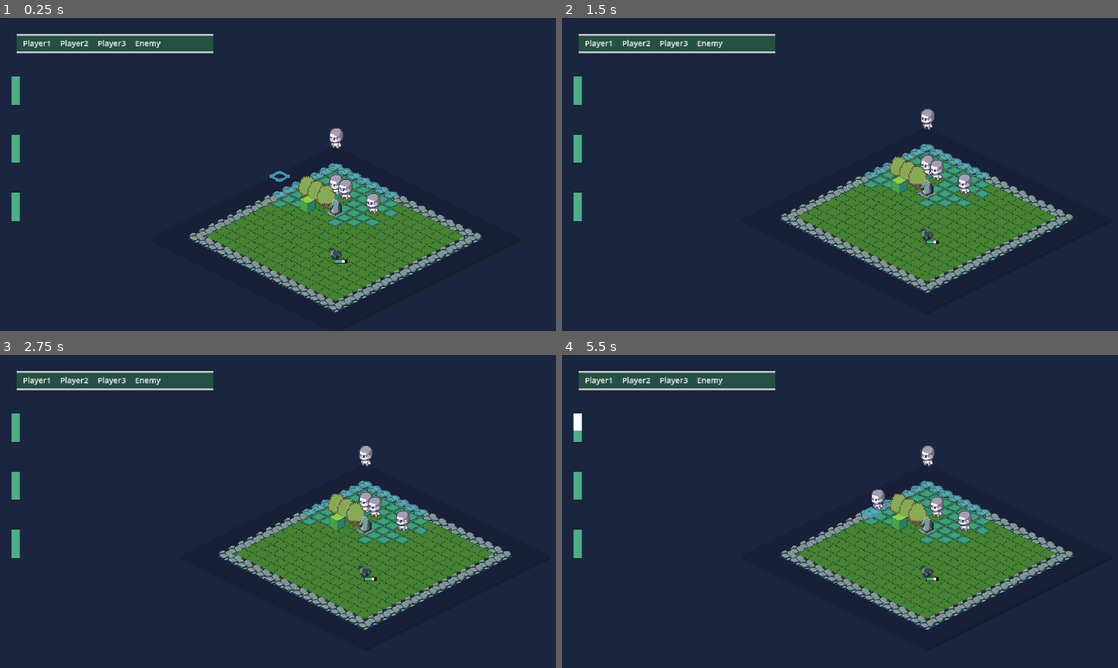
Above: before the commit, frames 1-4 (two rows, left to right).
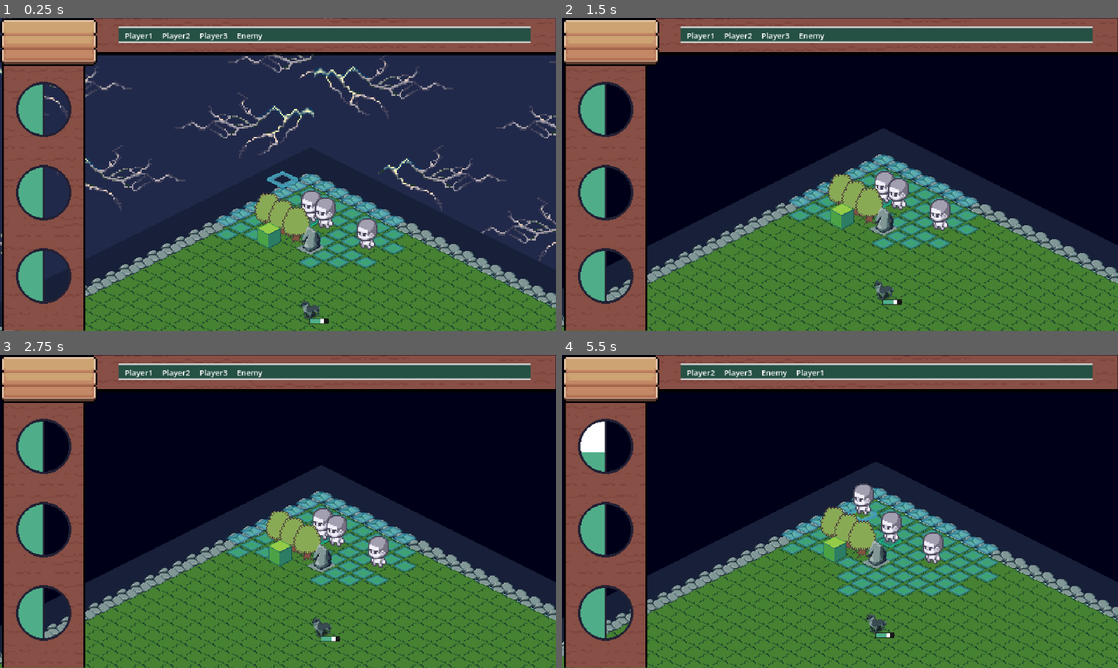
Above: after the commit, the same moments.

Repository: NopeGuy/GodotRTS
Game: Godot game, scene res://main.tscn
Same seed, same stepped clock (60 frames per second), same inputs: the game is played once before the commit and once after it.
Inputs (mouse positions are in pixels of both pictures, inside the frame that each line leads up to):
- Up to frame 1 (0.25 s): no input
- Up to frame 2 (1.5 s): move the mouse to (962, 158) at 0.52 s; click (962, 158) at 0.6 s; move the mouse to (728, 190) at 1.27 s; click (728, 190) at 1.35 s
- Up to frame 3 (2.75 s): move the mouse to (333, 442) at 2.02 s; click (333, 442) at 2.1 s
- Up to frame 4 (5.5 s): move the mouse to (812, 574) at 2.77 s; click (812, 574) at 2.85 s; tap Enter at 3.5, 5 s; move the mouse to (1006, 558) at 3.52 s; click (1006, 558) at 3.6 s; tap Space at 4.25 s; move the mouse to (673, 464) at 4.27 s; click (673, 464) at 4.35 s; move the mouse to (867, 511) at 5.02 s; click (867, 511) at 5.1 s

The runs differ from the first frame. In frame 1, 52% of the frame differs, in the area x 0-100%, y 0-100%; in frame 2, 91%; in frame 3, 91%; in frame 4, 92%.

Commit message:
UI decour

Diff:
--- a/CharacterManager.gd
+++ b/CharacterManager.gd
@@ -4,7 +4,7 @@
 var dead = [] # List of playable characters
 var active_player = null # Reference to the current active player
 var time_passed: float = 0
-@onready var turn_counter = get_node("/root/Main/Overlay/TurnCounter")
+@onready var turn_counter = get_node("/root/Main/Overlay/Canvas/TurnCounter")
 @onready var tile_map = get_node("/root/Main/tile_map")
 
 
@@ -26,9 +26,9 @@
 	characters[2].Movement = 7
 	characters[3].Movement = 5
 
-	characters[1].HealthPos = Vector2i(40, 300)
-	characters[2].HealthPos = Vector2i(40, 500)
-	characters[3].HealthPos = Vector2i(40, 700)
+	characters[1].HealthPos = Vector2i(35, 405)
+	characters[2].HealthPos = Vector2i(35, 692)
+	characters[3].HealthPos = Vector2i(35, 979)
 
 
 	for player in characters:
@@ -80,8 +80,8 @@
 	var camera = get_node("/root/Main/Camera2D")
 
 	if active_player != null:
-		camera.position.x = active_player.global_position.x - 150
-		camera.position.y = active_player.global_position.y
+		camera.position.x = active_player.global_position.x - 50
+		camera.position.y = active_player.global_position.y - 30
 
 	tile_map.clear_movement_tiles()
 	tile_map.show_movement_tiles()
--- a/Characters/player.tscn
+++ b/Characters/player.tscn
@@ -31,9 +31,10 @@
 shape = SubResource("RectangleShape2D_d426h")
 
 [node name="CanvasLayer" type="CanvasLayer" parent="."]
+layer = 0
 
 [node name="HealthBar" parent="CanvasLayer" instance=ExtResource("3_qk4m8")]
 offset_left = 90.0
-offset_top = -10.0
-offset_right = 188.0
-offset_bottom = 18.0
+offset_top = 67.0
+offset_right = 265.0
+offset_bottom = 183.0
--- a/Enemies/enemy.gd
+++ b/Enemies/enemy.gd
@@ -21,6 +21,7 @@
 	global_position = tile_map.map_to_local(StartPosition) # Start at the specified position
 	target_position = global_position # Set the initial target to current position
 	current_position = StartPosition
+	$Sprite2D/AnimationPlayer.play("idle_bl")
 
 
 func _physics_process(delta):
--- a/Levels/tile_map.gd
+++ b/Levels/tile_map.gd
@@ -1,11 +1,12 @@
 extends TileMap
 
-var GridSize = 20
+var GridSize = 30
 var Dic = {}
 var selectedTile = Vector2i()
 var previous_active_pos = Vector2i()  # Variable to track the previous active player
 
 func _ready():
+	$CanvasLayer/background/AnimationPlayer.play("new_animation")
 	for x in range(GridSize):
 		for y in range(GridSize):
 			# Check if we are on the outer rim (edges of the grid)
--- a/Levels/tile_map.tscn
+++ b/Levels/tile_map.tscn
@@ -6,9 +6,10 @@
 [ext_resource type="Texture2D" uid="uid://be687rtuuwtvn" path="res://Assets/tiles/tilemap.png" id="3_vnjn2"]
 [ext_resource type="Texture2D" uid="uid://ca2wdtu1764yf" path="res://Assets/selected_cursor/selected2.png" id="4_cclq8"]
 [ext_resource type="Texture2D" uid="uid://ki8ohyd3a41p" path="res://Assets/obstacles/block.png" id="4_wmkjc"]
-[ext_resource type="Texture2D" uid="uid://cqk0os7ee0lmp" path="res://Assets/bg/bg.png" id="6_8f1pq"]
 [ext_resource type="Texture2D" uid="uid://bhvo6ehgbbs1s" path="res://Assets/selected_cursor/selected3.png" id="6_vh08t"]
 [ext_resource type="Texture2D" uid="uid://40bqdku25obx" path="res://Assets/selected_cursor/selected4.png" id="7_xybpl"]
+[ext_resource type="Texture2D" uid="uid://ddn7y0adj5obb" path="res://Assets/bg/spritesheet3.png" id="9_dyfpu"]
+[ext_resource type="Texture2D" uid="uid://bp05wunpsob8i" path="res://Assets/bg/spritesheet2.png" id="9_oepgb"]
 
 [sub_resource type="TileSetAtlasSource" id="TileSetAtlasSource_tpboh"]
 texture = ExtResource("1_1kqwk")
@@ -227,8 +228,49 @@
 sources/5 = SubResource("TileSetAtlasSource_ly562")
 sources/6 = SubResource("TileSetAtlasSource_a8alo")
 
+[sub_resource type="Animation" id="Animation_tbqdn"]
+length = 0.001
+tracks/0/type = "value"
+tracks/0/imported = false
+tracks/0/enabled = true
+tracks/0/path = NodePath(".:frame")
+tracks/0/interp = 1
+tracks/0/loop_wrap = true
+tracks/0/keys = {
+"times": PackedFloat32Array(0),
+"transitions": PackedFloat32Array(1),
+"update": 1,
+"values": [0]
+}
+
+[sub_resource type="Animation" id="Animation_tn8cc"]
+resource_name = "new_animation"
+length = 10.0
+loop_mode = 1
+tracks/0/type = "value"
+tracks/0/imported = false
+tracks/0/enabled = true
+tracks/0/path = NodePath(".:frame")
+tracks/0/interp = 1
+tracks/0/loop_wrap = true
+tracks/0/keys = {
+"times": PackedFloat32Array(0, 0.0666667, 0.133333, 0.2, 0.266667, 0.333333, 0.4, 0.466667, 0.5333, 0.6, 0.666667, 0.733333, 0.8, 0.866667, 0.9, 0.966667, 1, 1.03333, 1.06667, 1.1, 1.13333, 1.16667, 1.2, 1.23333, 1.26667, 1.3, 1.33333, 1.36667, 1.4, 1.43333, 1.46667, 1.5, 1.56667, 9.7),
+"transitions": PackedFloat32Array(1, 1, 1, 1, 1, 1, 1, 1, 1, 1, 1, 1, 1, 1, 1, 1, 1, 1, 1, 1, 1, 1, 1, 1, 1, 1, 1, 1, 1, 1, 1, 1, 1, 1),
+"update": 1,
+"values": [0, 1, 2, 3, 4, 5, 6, 7, 0, 0, 0, 0, 0, 0, 0, 0, 0, 0, 0, 0, 0, 0, 0, 0, 0, 0, 0, 0, 0, 0, 0, 0, 0, 0]
+}
+
+[sub_resource type="AnimationLibrary" id="AnimationLibrary_rq3xh"]
+_data = {
+"RESET": SubResource("Animation_tbqdn"),
+"new_animation": SubResource("Animation_tn8cc")
+}
+
+[sub_resource type="AnimationLibrary" id="AnimationLibrary_v58hs"]
+
 [node name="tile_map" type="TileMap"]
 y_sort_enabled = true
+position = Vector2(0, 1)
 tile_set = SubResource("TileSet_xqly8")
 rendering_quadrant_size = 24
 format = 2
@@ -246,10 +288,36 @@
 layer_5/y_sort_enabled = true
 script = ExtResource("2_kq4pw")
 
-[node name="background" type="Sprite2D" parent="."]
+[node name="CanvasLayer" type="CanvasLayer" parent="."]
+layer = -1
+
+[node name="background" type="Sprite2D" parent="CanvasLayer"]
 show_behind_parent = true
 z_index = -1
 y_sort_enabled = true
-position = Vector2(28, 64.9999)
-scale = Vector2(2.69, 3.30341)
-texture = ExtResource("6_8f1pq")
+position = Vector2(1748.77, 1391.41)
+scale = Vector2(2.30889, 2.8354)
+texture = ExtResource("9_oepgb")
+hframes = 5
+vframes = 2
+
+[node name="AnimationPlayer" type="AnimationPlayer" parent="CanvasLayer/background"]
+libraries = {
+"": SubResource("AnimationLibrary_rq3xh")
+}
+
+[node name="background2" type="Sprite2D" parent="CanvasLayer"]
+visible = false
+show_behind_parent = true
+z_index = -1
+y_sort_enabled = true
+position = Vector2(968.521, 585.173)
+scale = Vector2(2.4, 2.4)
+texture = ExtResource("9_dyfpu")
+hframes = 5
+vframes = 7
+
+[node name="AnimationPlayer" type="AnimationPlayer" parent="CanvasLayer/background2"]
+libraries = {
+"": SubResource("AnimationLibrary_v58hs")
+}
--- a/Overlay/health_bar.gd
+++ b/Overlay/health_bar.gd
@@ -48,10 +48,5 @@
 			if damage_bar.value > health:
 				damage_bar.value = health  # Ensure no overshoot
 
-		# If health reaches zero and the damage bar has caught up, queue free the node
-		if health <= 0 and damage_bar.value <= 0:
-			# Remove the health bar after depletion
-			self.visible = false
-
 func update_pos(pos):
 	self.position = pos
--- /dev/null
+++ b/Overlay/overlay.tscn
@@ -0,0 +1,18 @@
+[gd_scene load_steps=3 format=3 uid="uid://ca6wyqu66c4j4"]
+
+[ext_resource type="PackedScene" uid="uid://bs18qj1lxa5wo" path="res://Overlay/turn_counter.tscn" id="1_8wktq"]
+[ext_resource type="Texture2D" uid="uid://c8qb2oqrmgo0k" path="res://Assets/overlay/overlay_withhealth.png" id="2_ert1v"]
+
+[node name="Overlay" type="Node2D"]
+
+[node name="Canvas" type="CanvasLayer" parent="."]
+
+[node name="TurnCounter" parent="Canvas" instance=ExtResource("1_8wktq")]
+z_index = 3
+position = Vector2(1214, 470)
+scale = Vector2(3, 3)
+
+[node name="Sprite2D" type="Sprite2D" parent="Canvas"]
+position = Vector2(960, 540)
+scale = Vector2(2.99688, 2.99444)
+texture = ExtResource("2_ert1v")
--- a/Overlay/turn_counter.tscn
+++ b/Overlay/turn_counter.tscn
@@ -18,8 +18,8 @@
 y_sort_enabled = true
 offset_left = -268.0
 offset_top = -147.0
-offset_right = -42.0
-offset_bottom = -125.0
+offset_right = 206.0
+offset_bottom = -128.0
 theme_override_styles/panel = SubResource("StyleBoxFlat_rhao7")
 
 [node name="HBoxContainer" type="HBoxContainer" parent="Panel"]
--- a/main.tscn
+++ b/main.tscn
@@ -1,9 +1,9 @@
 [gd_scene load_steps=5 format=3 uid="uid://bawfmcbgp1unx"]
 
-[ext_resource type="PackedScene" uid="uid://bs18qj1lxa5wo" path="res://Overlay/turn_counter.tscn" id="1_2bk23"]
 [ext_resource type="PackedScene" uid="uid://bxf0wdb3o60ij" path="res://Levels/tile_map.tscn" id="2_6jude"]
 [ext_resource type="PackedScene" uid="uid://cbl4hovm7tmkb" path="res://Enemies/enemy.tscn" id="2_ltdtu"]
 [ext_resource type="PackedScene" uid="uid://dhdc7l4hnafb0" path="res://Characters/player.tscn" id="3_fvwc0"]
+[ext_resource type="PackedScene" uid="uid://ca6wyqu66c4j4" path="res://Overlay/overlay.tscn" id="4_ixt8n"]
 
 [node name="Main" type="Node2D"]
 y_sort_enabled = true
@@ -17,41 +17,14 @@
 [node name="Player3" parent="." instance=ExtResource("3_fvwc0")]
 position = Vector2(46, -42)
 
-[node name="Player4" parent="." instance=ExtResource("3_fvwc0")]
-position = Vector2(46, -42)
-
-[node name="Player5" parent="." instance=ExtResource("3_fvwc0")]
-position = Vector2(46, -42)
-
-[node name="Player6" parent="." instance=ExtResource("3_fvwc0")]
-position = Vector2(46, -42)
-
-[node name="Player7" parent="." instance=ExtResource("3_fvwc0")]
-position = Vector2(46, -42)
-
-[node name="Player8" parent="." instance=ExtResource("3_fvwc0")]
-position = Vector2(46, -42)
-
-[node name="Player9" parent="." instance=ExtResource("3_fvwc0")]
-position = Vector2(46, -42)
-
-[node name="Player10" parent="." instance=ExtResource("3_fvwc0")]
-position = Vector2(46, -42)
-
 [node name="Enemy" parent="." instance=ExtResource("2_ltdtu")]
 
 [node name="tile_map" parent="." instance=ExtResource("2_6jude")]
 z_index = 1
-position = Vector2(0, 1)
 
 [node name="Camera2D" type="Camera2D" parent="."]
-zoom = Vector2(2, 2)
+zoom = Vector2(3, 3)
 position_smoothing_enabled = true
 position_smoothing_speed = 4.0
 
-[node name="Overlay" type="CanvasLayer" parent="."]
-
-[node name="TurnCounter" parent="Overlay" instance=ExtResource("1_2bk23")]
-z_index = 3
-position = Vector2(862, 496)
-scale = Vector2(3, 3)
+[node name="Overlay" parent="." instance=ExtResource("4_ixt8n")]
--- a/project.godot
+++ b/project.godot
@@ -23,6 +23,8 @@
 
 window/size/viewport_width=1920
 window/size/viewport_height=1080
+window/size/resizable=false
+window/size/borderless=true
 window/stretch/mode="viewport"
 
 [dotnet]
Binary file added: Assets/bg/spritesheet.png
Not shown, added: Assets/bg/spritesheet.png.import
Binary file added: Assets/bg/spritesheet2.png
Not shown, added: Assets/bg/spritesheet2.png.import
Binary file added: Assets/bg/spritesheet3.png
Not shown, added: Assets/bg/spritesheet3.png.import
Binary file added: Assets/overlay/overlay.png
Not shown, added: Assets/overlay/overlay.png.import
Binary file added: Assets/overlay/overlay_withhealth.png
Not shown, added: Assets/overlay/overlay_withhealth.png.import
Not shown: 1 places in Levels/tile_map.tscn that only renumber resources
